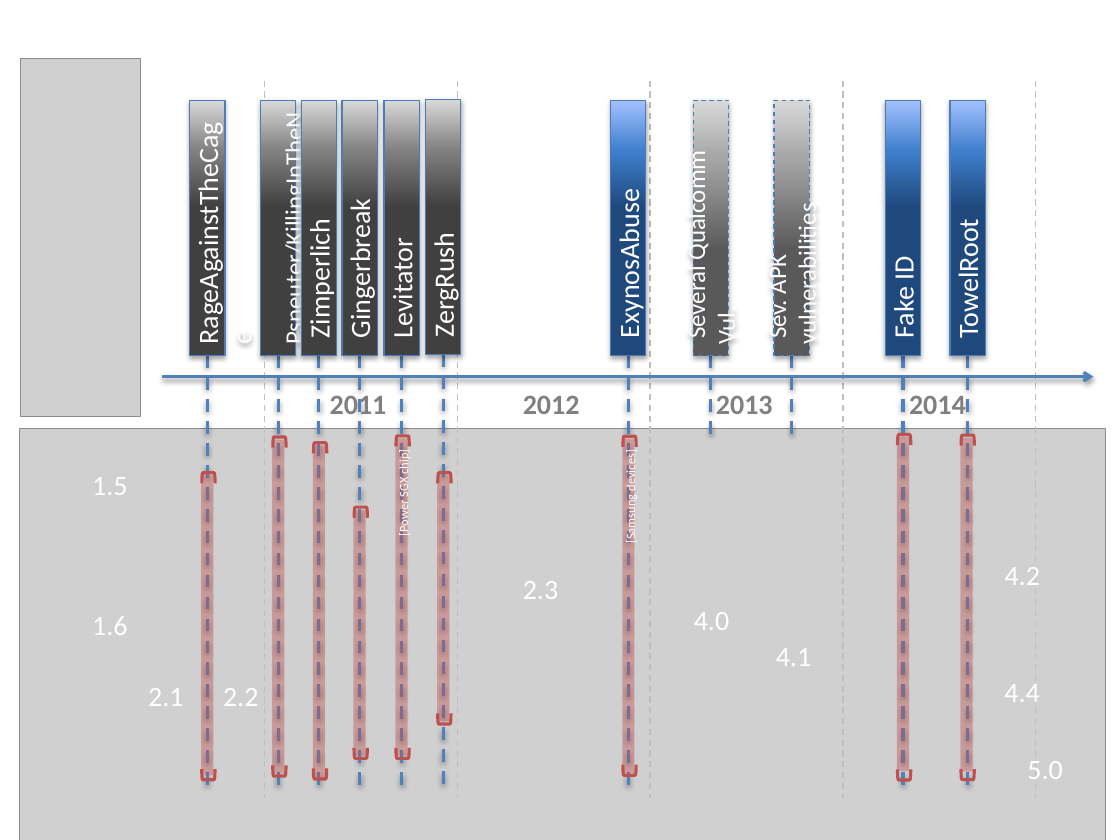
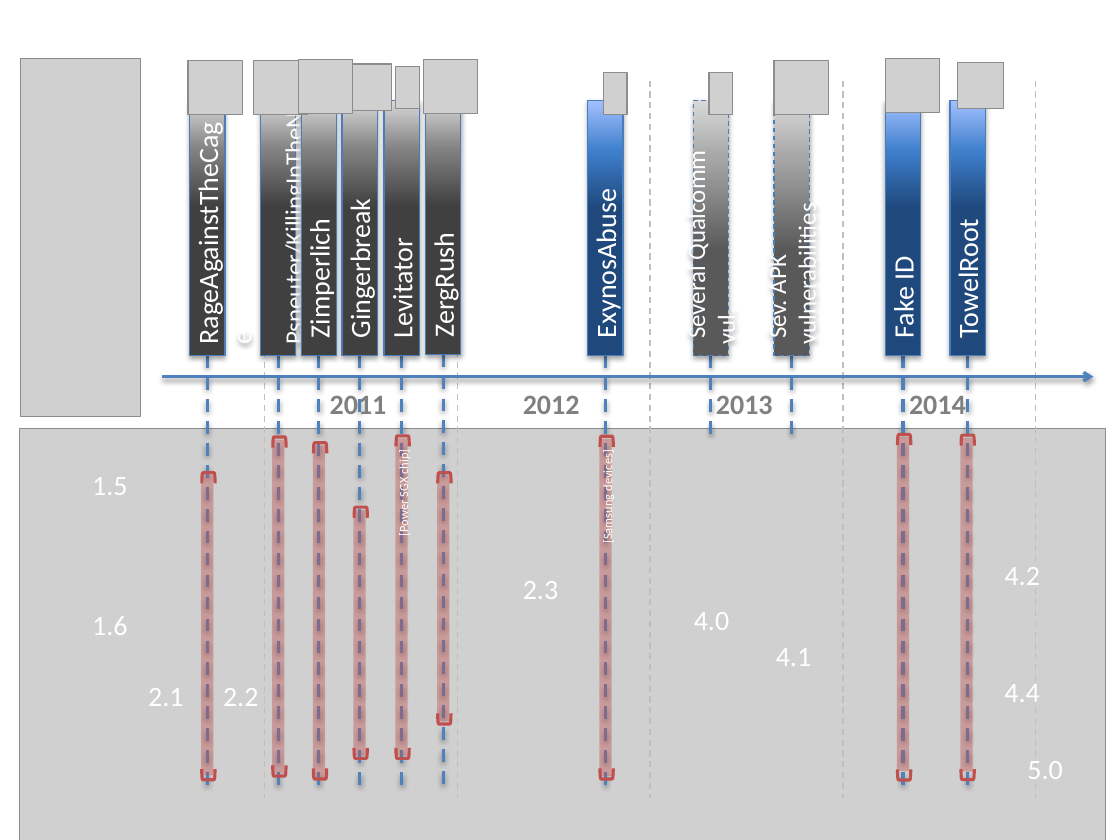
Before and after one commit to kirschne/workshop, a slide deck: slide 1 of ppt/timeline.pptx. Drawn at 1120x840 pixels with LibreOffice and Linux fonts; fonts in the diff are those of the drawing; grey boxes stand for pictures; background and template pictures are left out. Boxes give left, top, right and bottom in pixels: in the first picture for what was removed or moved away, otherwise in the second. Text is boxed around its words. In the diff, an @@ line names an element or a change of style, - is before the commit and + after.

```diff
--- a/ppt/timeline.pptx
+++ b/ppt/timeline.pptx
@@ picture added at box(299, 59, 353, 113) @@
@@ picture added at box(423, 59, 477, 113) @@
@@ picture added at box(886, 58, 940, 112) @@
@@ picture added at box(188, 60, 242, 114) @@
@@ picture added at box(253, 60, 307, 114) @@
@@ picture added at box(345, 64, 392, 111) @@
@@ picture added at box(395, 67, 419, 109) @@
@@ picture added at box(604, 73, 627, 114) @@
@@ picture added at box(709, 73, 732, 114) @@
@@ picture added at box(774, 60, 828, 114) @@
@@ picture added at box(958, 63, 1005, 110) @@
@@ rectangle "ExynosAbuse": place and size @@
-rectangle "ExynosAbuse" at box(610, 100, 645, 355)
+rectangle "ExynosAbuse" at box(588, 100, 623, 355)
@@ text in rectangle at box(682, 161, 741, 343): text changed @@
-Several Qualcomm Vul.
+Several Qualcomm vul.
@@ line moved from (628, 356) - (628, 792) to (606, 356) - (606, 792) @@
@@ rectangle "[Samsung devices]": place and size @@
-rectangle "[Samsung devices]" at box(623, 439, 635, 773)
+rectangle "[Samsung devices]" at box(599, 439, 612, 776)
@@ left bracket: place and size @@
-left bracket at box(624, 435, 634, 448)
+left bracket at box(601, 435, 612, 448)
@@ left bracket: place and size @@
-left bracket at box(624, 764, 634, 777)
+left bracket at box(601, 767, 612, 781)
```
Also in this commit, not shown: 5 other files.
